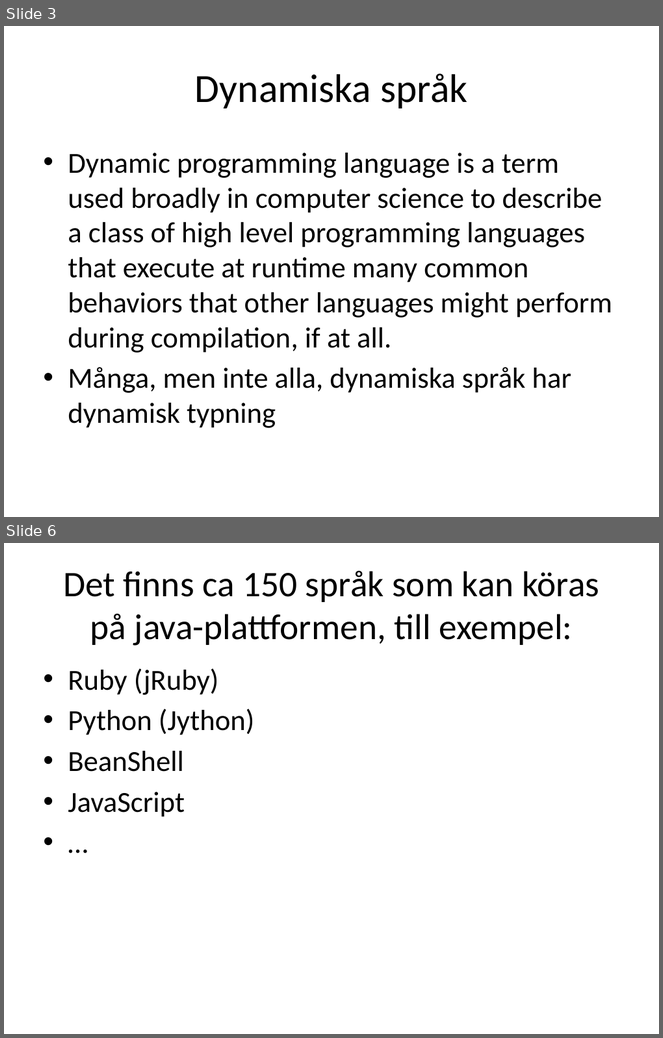
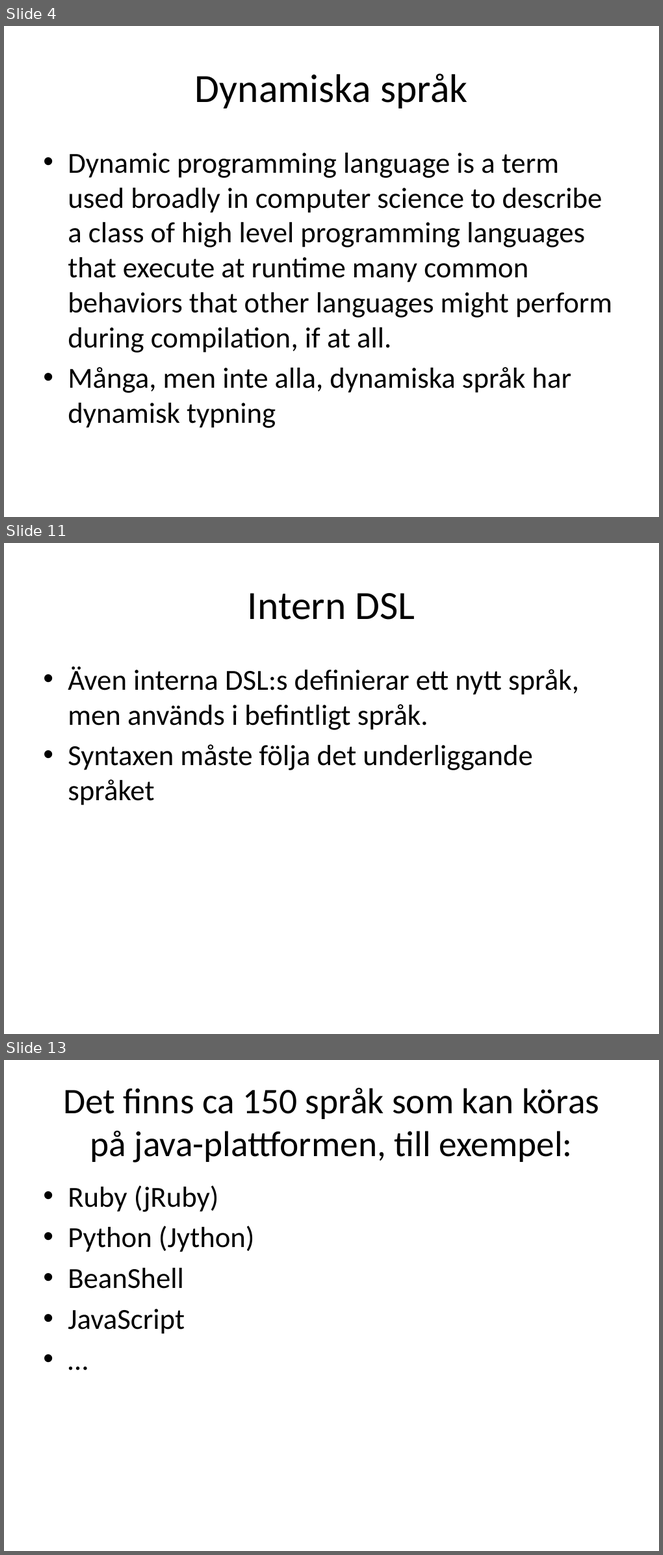
Before and after one commit to me97esn/groovyseminarium, a slide deck: groovyseminarie/dokument/groovyseminarium_source.pptx. Shown one above the other, each under a label of ours: slides 3 and 6 before the commit, slides 4, 11 and 13 after it; the slides between them are not shown. The pictures are 663x1038 and 663x1555 pixels, drawn with LibreOffice and Linux fonts; fonts in the diff are those of the drawing. Boxes give left, top, right and bottom in pixels: in the first picture for what was removed or moved away, otherwise in the second. Text is boxed around its words. In the diff, an @@ line names an element or a change of style, - is before the commit and + after.

```diff
--- a/groovyseminarie/dokument/groovyseminarium_source.pptx
+++ b/groovyseminarie/dokument/groovyseminarium_source.pptx
@@ slide 11 added at (4,543,659,1034), background #FFFFFF @@
@@ title added at (248,593,415,620), 44 pt, text #000000 @@
+Intern DSL
@@ text added at (68,667,579,806), 32 pt, text #000000 @@
+• Även interna DSL:s definierar ett nytt språk, men används i befintligt språk.
+• Syntaxen måste följa det underliggande språket
@@ what was slide 3 is now slide 4 @@
@@ what was slide 6 is now slide 13 @@
```
Also in this commit, not shown: 7 slides changed, 2 other slides added, 1 slide removed, 9 other files.
